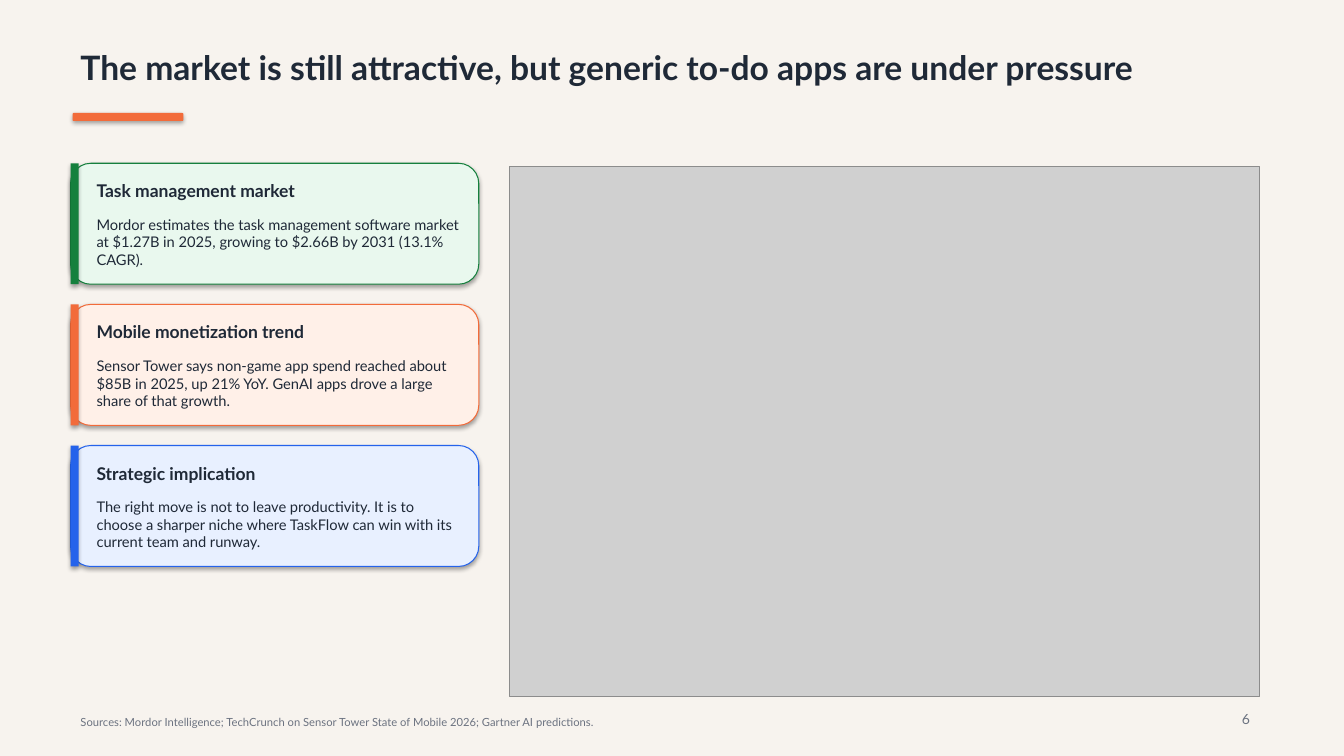
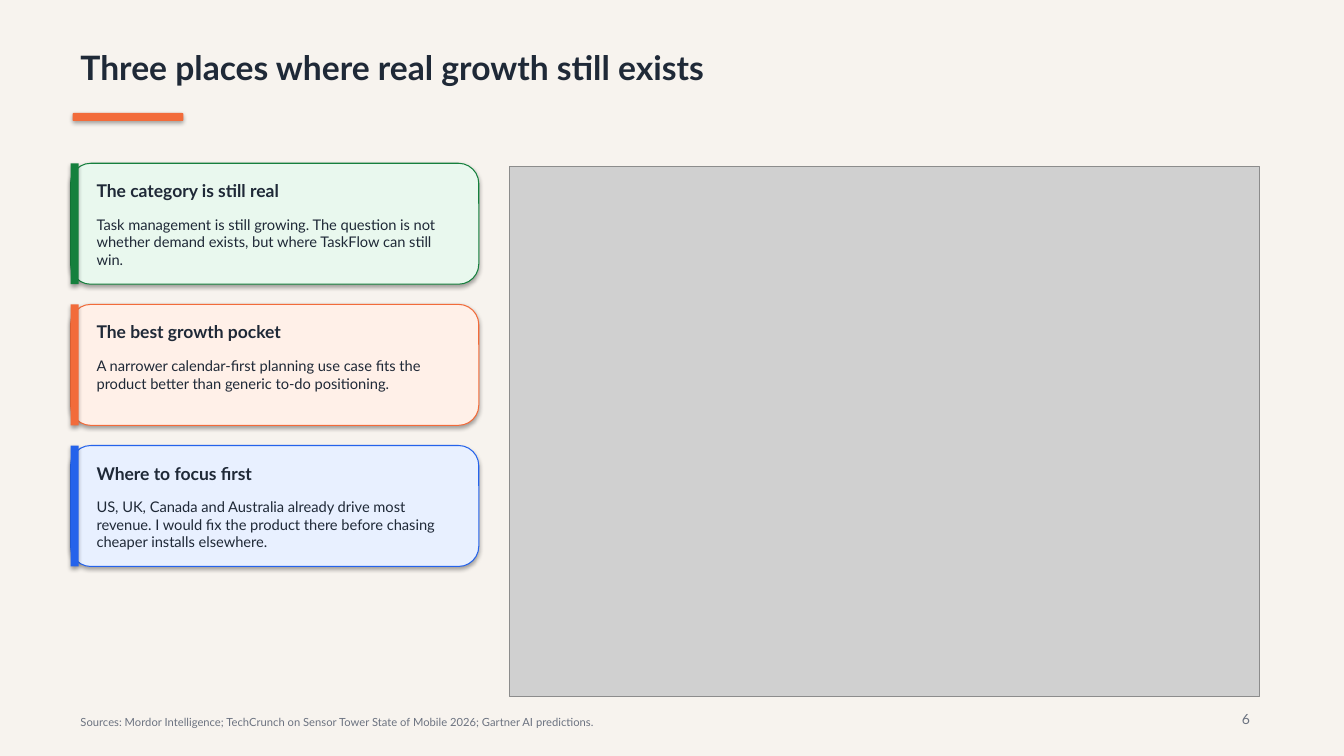
Before and after one commit to TEZv/Genesis-Academy_Strategy-Operations-School-2.0-Case-Task, a slide deck: slide 6 of deliverables/taskflow-case-presentation.pptx. Drawn at 1344x756 pixels with LibreOffice and Linux fonts; fonts in the diff are those of the drawing; grey boxes stand for pictures. Boxes give left, top, right and bottom in pixels: in the first picture for what was removed or moved away, otherwise in the second. Text is boxed around its words. In the diff, an @@ line names an element or a change of style, - is before the commit and + after.

Commit message:
Rework case deck with operator-style turnaround framing

```diff
--- a/deliverables/taskflow-case-presentation.pptx
+++ b/deliverables/taskflow-case-presentation.pptx
@@ text at <box>80,55,704,86</box>: text changed @@
-The market is still attractive, but generic to-do apps are under pressure
+Three places where real growth still exists
@@ text at <box>97,184,279,200</box>: text changed @@
-Task management market
+The category is still real
@@ text at <box>97,219,436,265</box>: text changed @@
-Mordor estimates the task management software market at $1.27B in 2025, growing to $2.66B by 2031 (13.1% CAGR).
+Task management is still growing. The question is not whether demand exists, but where TaskFlow can still win.
@@ text at <box>97,325,281,341</box>: text changed @@
-Mobile monetization trend
+The best growth pocket
@@ text at <box>97,360,420,392</box>: text changed @@
-Sensor Tower says non-game app spend reached about $85B in 2025, up 21% YoY. GenAI apps drove a large share of that growth.
+A narrower calendar-first planning use case fits the product better than generic to-do positioning.
@@ text at <box>97,467,252,480</box>: text changed @@
-Strategic implication
+Where to focus first
@@ text at <box>97,501,435,550</box>: text changed @@
-The right move is not to leave productivity. It is to choose a sharper niche where TaskFlow can win with its current team and runway.
+US, UK, Canada and Australia already drive most revenue. I would fix the product there before chasing cheaper installs elsewhere.
```
Also in this commit, not shown: 12 other slides changed, 1 slide added, 1 slide removed, 2 other files.
